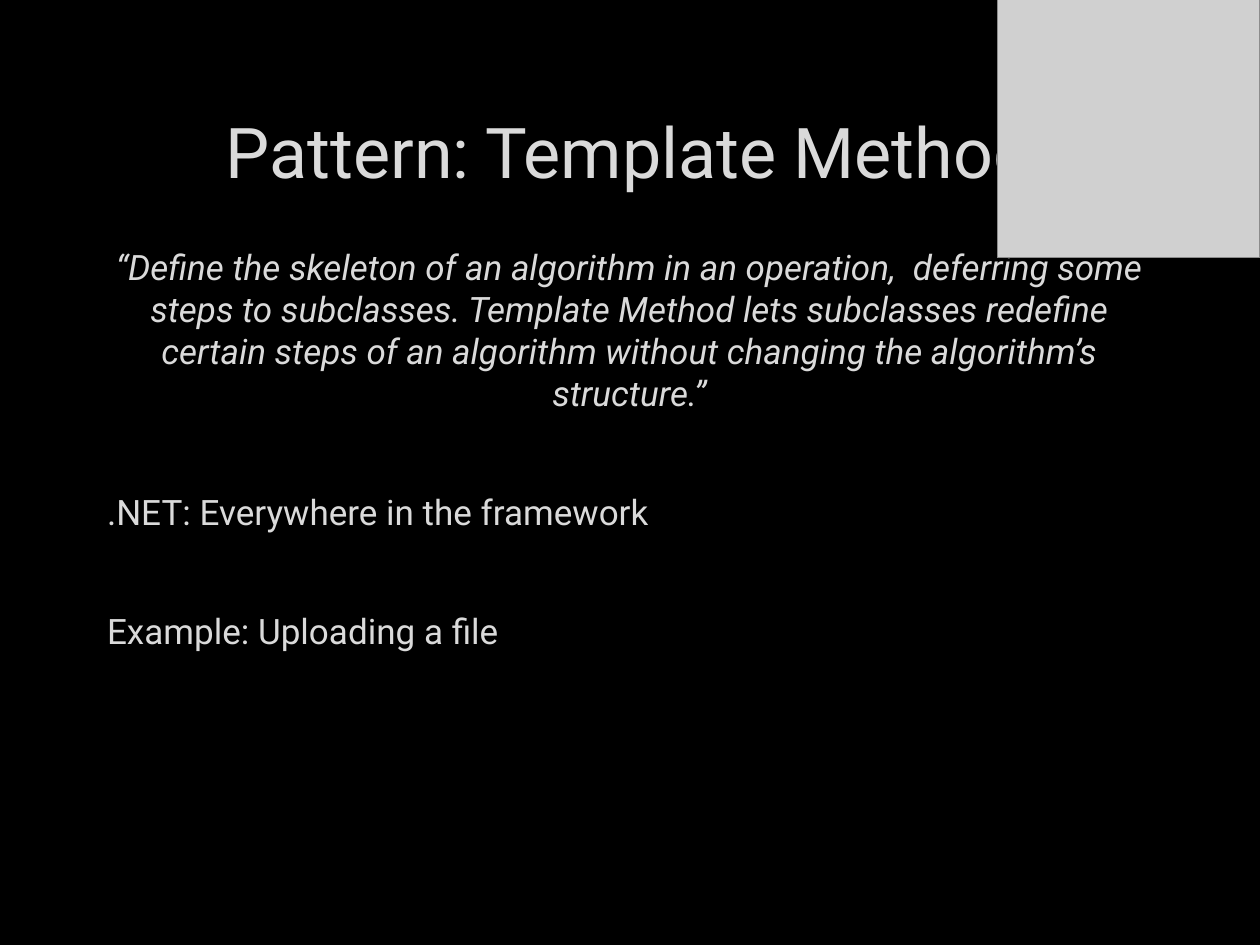
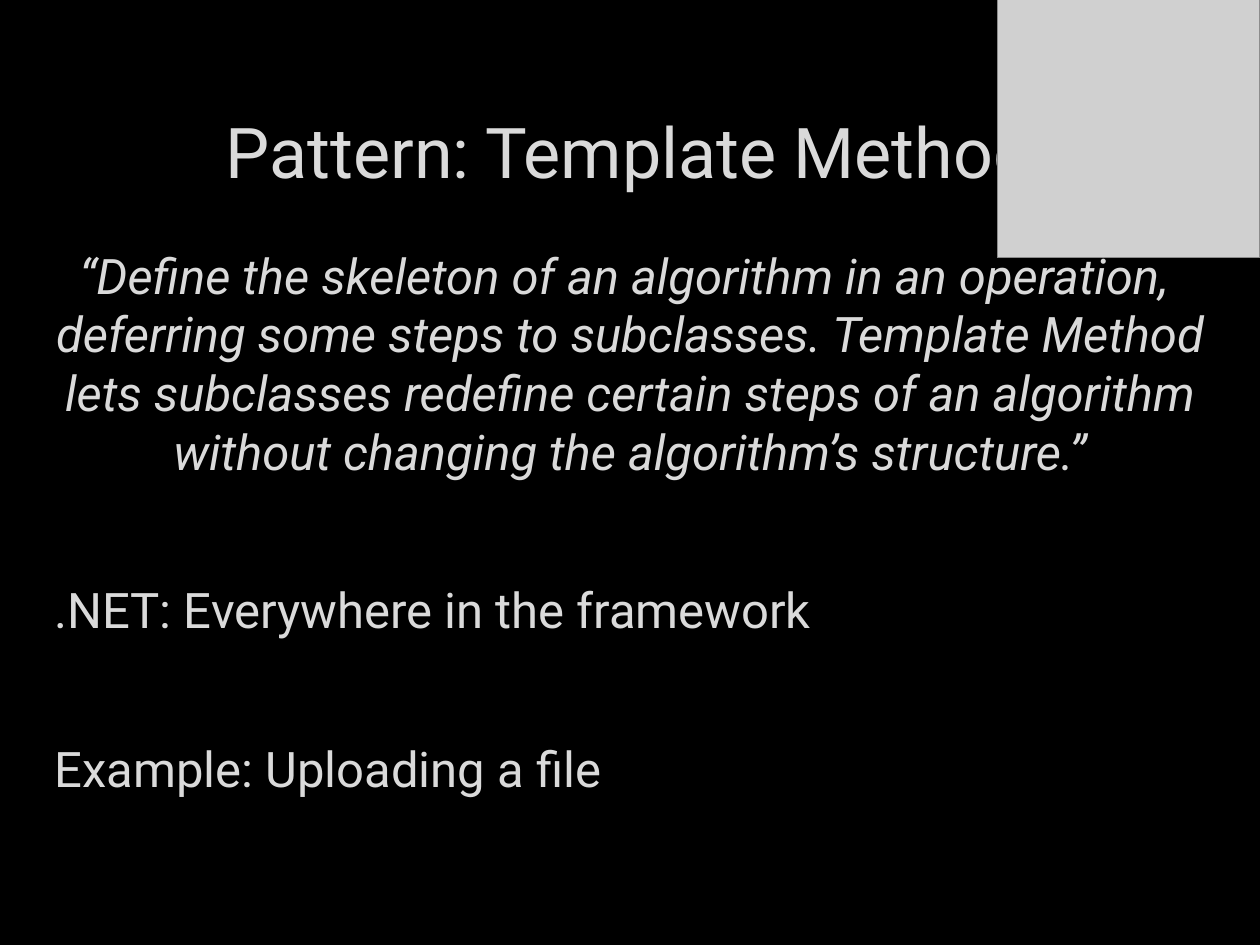
Before and after one commit to itenium-be/Talk-DesignPatterns, a slide deck: slide 15 of patterns.pptx. Drawn at 1260x945 pixels with LibreOffice and Linux fonts; fonts in the diff are those of the drawing; grey boxes stand for pictures; background and template pictures are left out. Boxes give left, top, right and bottom in pixels: in the first picture for what was removed or moved away, otherwise in the second. Text is boxed around its words. In the diff, an @@ line names an element or a change of style, - is before the commit and + after.

Commit message:
more pptx layout

```diff
--- a/patterns.pptx
+++ b/patterns.pptx
@@ text "“Define the skeleton of an ...": place and size @@
-text "“Define the skeleton of an ..." at bbox=[107, 247, 1142, 652]
+text "“Define the skeleton of an ..." at bbox=[55, 249, 1204, 798]
@@ text "“Define the skeleton of an ..." at bbox=[55, 249, 1204, 798]: size 20 to 28 pt; more space between paragraphs @@
```
Also in this commit, not shown: 20 other slides changed.
